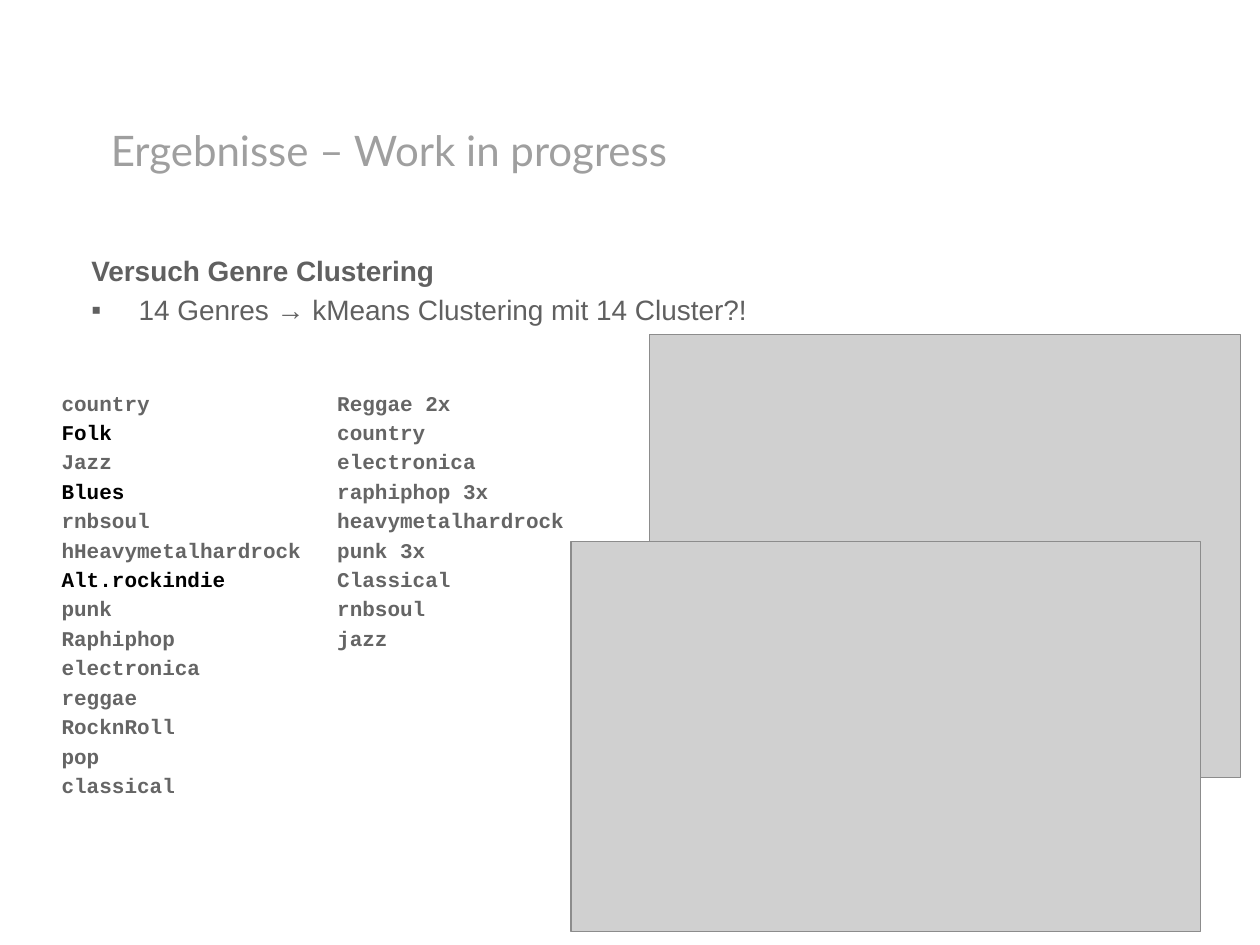
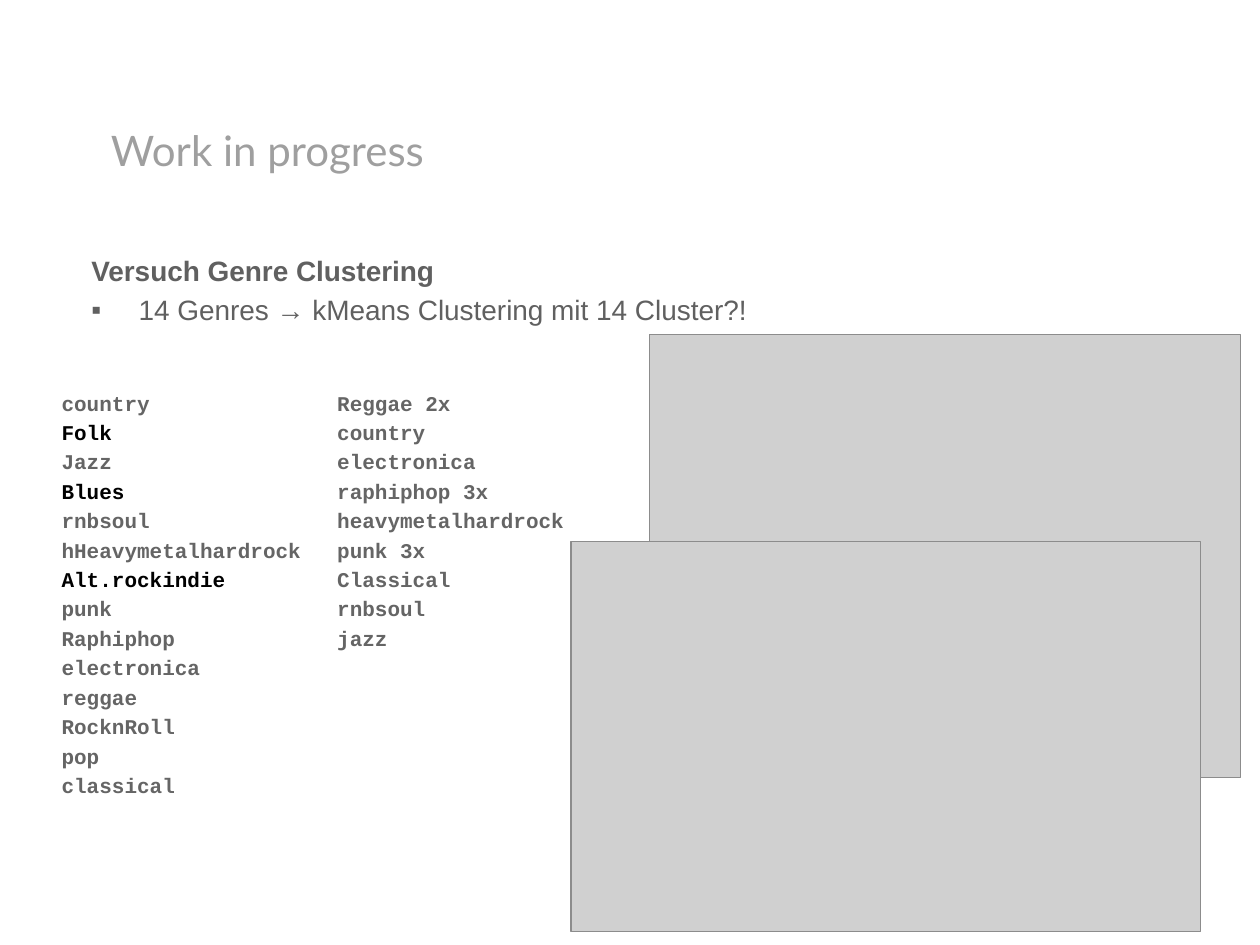
Before and after one commit to ohuguy/mirlastfm, a slide deck: slide 19 of presentation/presentation.pptx. Drawn at 1260x945 pixels with LibreOffice and Linux fonts; fonts in the diff are those of the drawing; grey boxes stand for pictures; background and template pictures are left out. Boxes give left, top, right and bottom in pixels: in the first picture for what was removed or moved away, otherwise in the second. Text is boxed around its words. In the diff, an @@ line names an element or a change of style, - is before the commit and + after.

```diff
--- a/presentation/presentation.pptx
+++ b/presentation/presentation.pptx
@@ text at (111,135,424,174): text changed @@
-Ergebnisse – Work in progress
+Work in progress
```
Also in this commit, not shown: 8 other slides changed.
